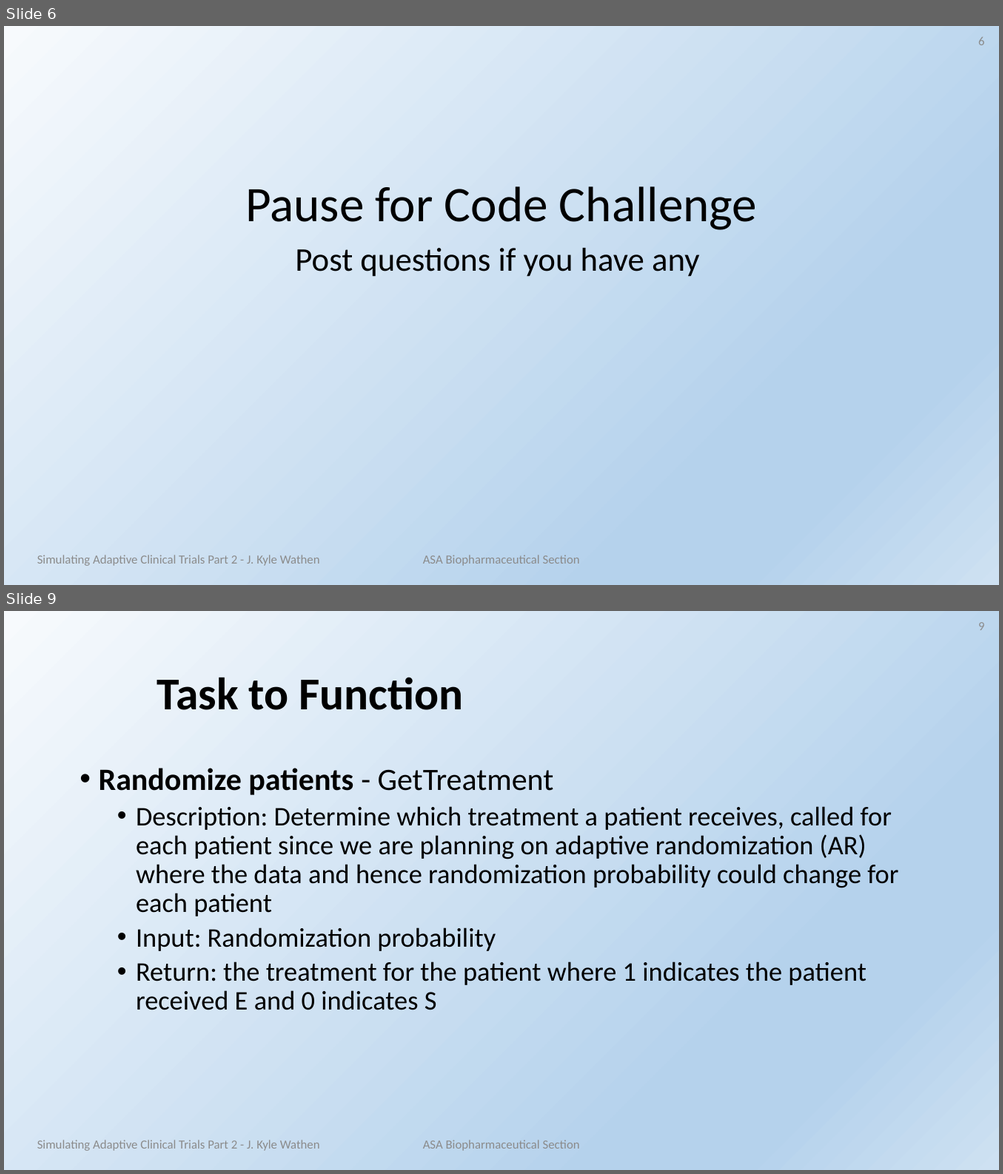
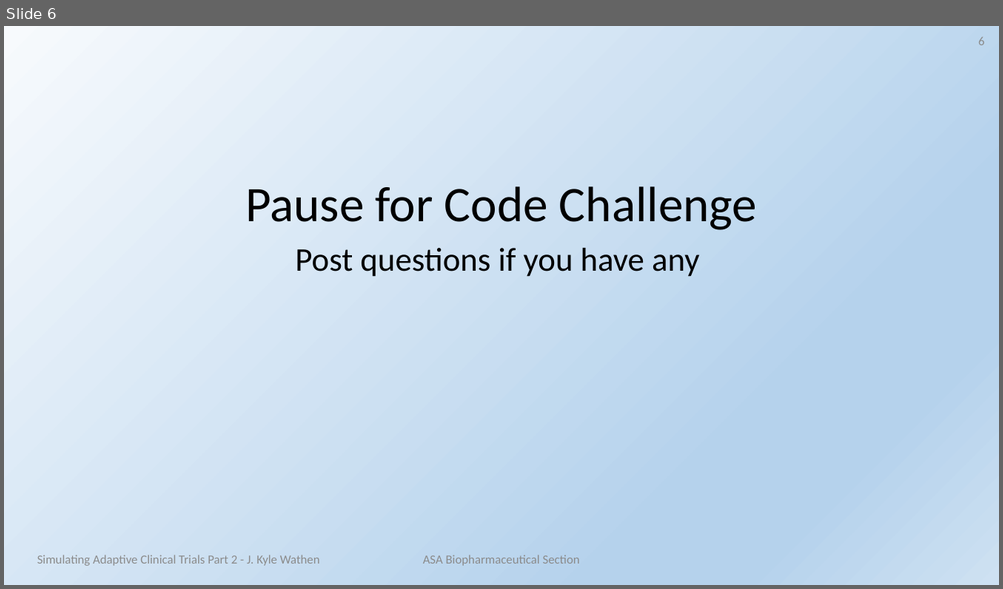
Before and after one commit to kwathen/ClinicalTrialSimulation, a slide deck: Presentations/Part 2.pptx. Shown one above the other, each under a label of ours: slides 6 and 9 before the commit, slide 6 after it; the slides between them are not shown. The pictures are 1003x1174 and 1003x589 pixels, drawn with LibreOffice and Linux fonts; fonts in the diff are those of the drawing; background and template pictures are left out. Boxes give left, top, right and bottom in pixels: in the first picture for what was removed or moved away, otherwise in the second. Text is boxed around its words. In the diff, an @@ line names an element or a change of style, - is before the commit and + after.

```diff
--- a/Presentations/Part 2.pptx
+++ b/Presentations/Part 2.pptx
@@ slide 9 removed at bbox=[4, 611, 999, 1170], background gradient #F7FAFD to #B5D2EC to #CEE1F2 @@
@@ page number removed at bbox=[978, 622, 984, 630] @@
-9
@@ title removed at bbox=[157, 677, 464, 710] @@
-Task to Function
@@ text removed at bbox=[99, 768, 898, 1011] @@
-• Randomize patients - GetTreatment
-  • Description: Determine which treatment a patient receives, called for each patient since we are planning on adaptive randomization (AR) where the data and hence randomization probability could change for each patient
-  • Input: Randomization probability
-  • Return: the treatment for the patient where 1 indicates the patient received E and 0 indicates S
@@ text removed at bbox=[37, 1140, 320, 1151] @@
-Simulating Adaptive Clinical Trials Part 2 - J. Kyle Wathen
@@ text removed at bbox=[423, 1140, 580, 1151] @@
-ASA Biopharmaceutical Section
```
Also in this commit, not shown: 2 slides changed, 3 other slides removed, 12 other files.
